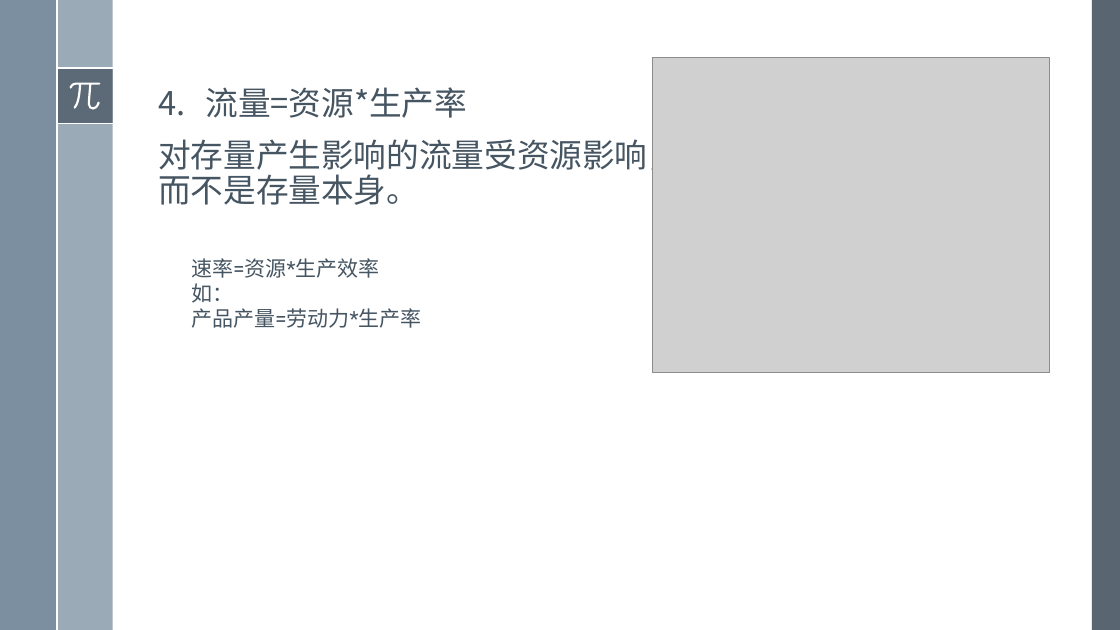
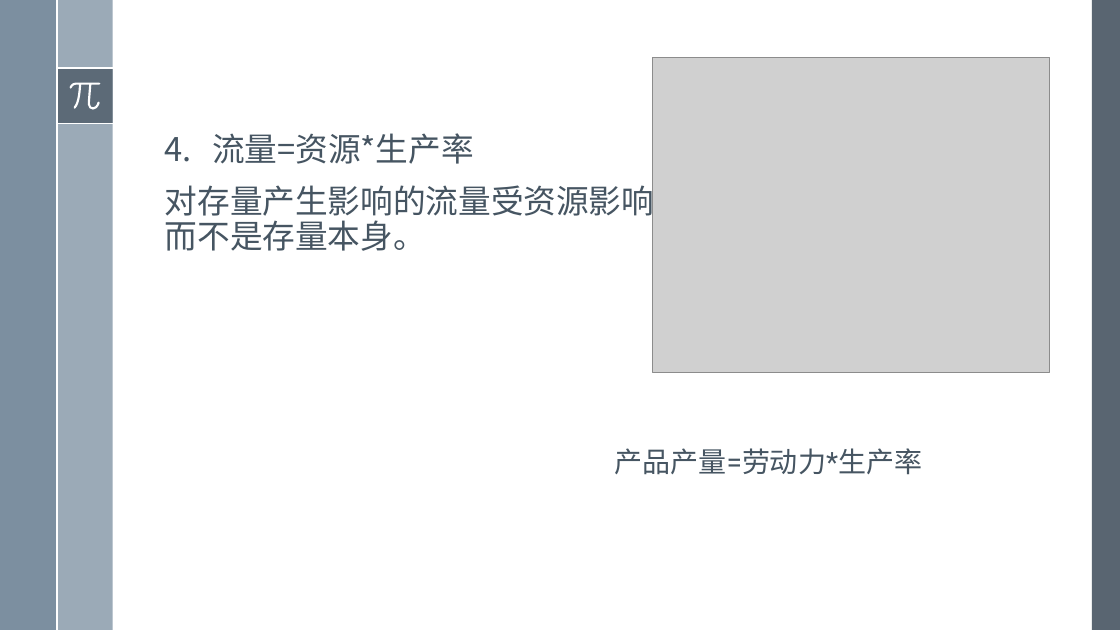
Before and after one commit to exoplanetX/SystemDynamics, a slide deck: slide 9 of 系统仿真-15-决策规则.pptx. Drawn at 1120x630 pixels with LibreOffice and Linux fonts; fonts in the diff are those of the drawing; grey boxes stand for pictures. Boxes give left, top, right and bottom in pixels: in the first picture for what was removed or moved away, otherwise in the second. Text is boxed around its words. In the diff, an @@ line names an element or a change of style, - is before the commit and + after.

```diff
--- a/系统仿真-15-决策规则.pptx
+++ b/系统仿真-15-决策规则.pptx
@@ text "流量=资源*生产率": place and size @@
-text "流量=资源*生产率" at box(158, 87, 680, 205)
+text "流量=资源*生产率" at box(165, 133, 687, 251)
@@ text at box(191, 258, 380, 303): paragraphs removed @@
-速率=资源*生产效率
-如：
@@ text "产品产量=劳动力*生产率": place and size @@
-text "产品产量=劳动力*生产率" at box(191, 258, 422, 328)
+text "产品产量=劳动力*生产率" at box(615, 448, 923, 475)
@@ text "产品产量=劳动力*生产率" at box(615, 448, 923, 475): size 18 to 24 pt @@
```
Also in this commit, not shown: 8 other slides changed.
